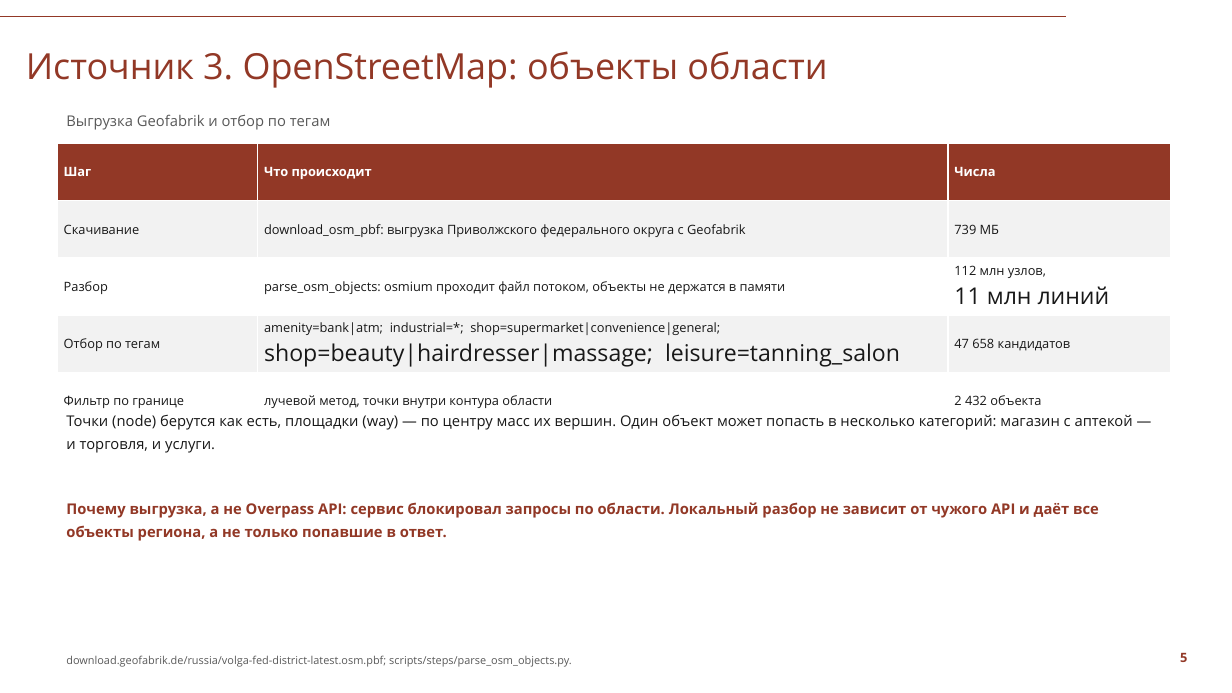
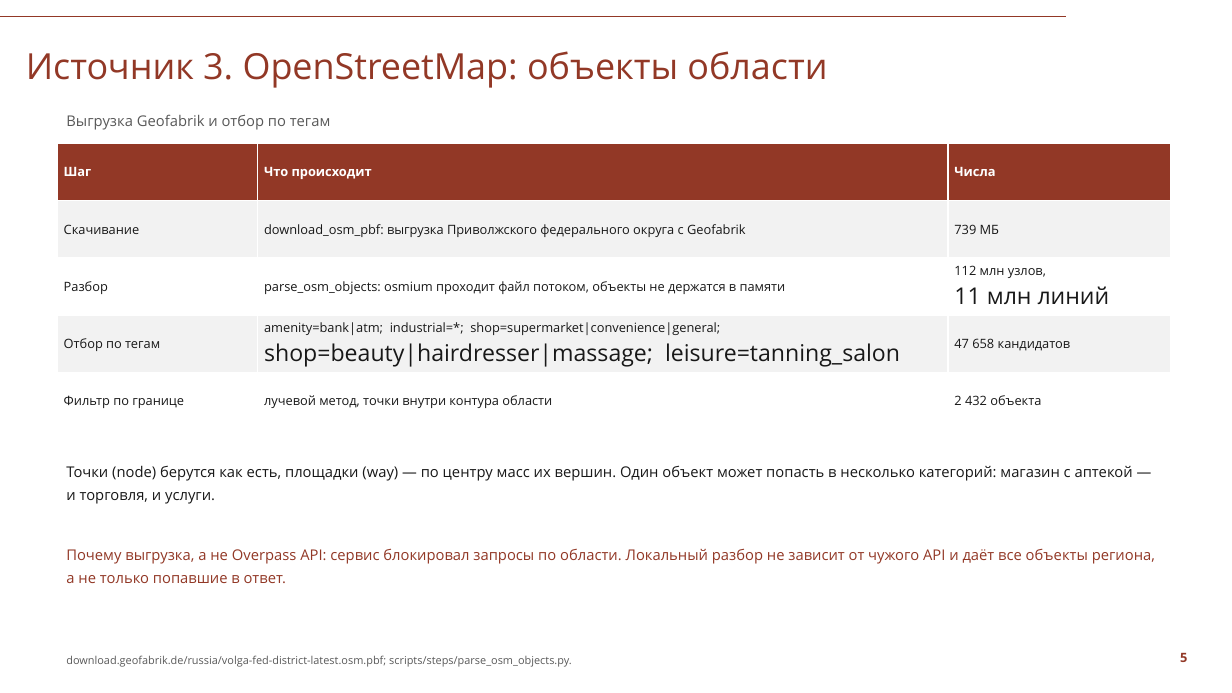
Before and after one commit to Seabas1/Analysis-of-regions, a slide deck: slide 5 of Саратовская_область_презентация_СПбГУ.pptx. Drawn at 1232x693 pixels with LibreOffice and Linux fonts; fonts in the diff are those of the drawing; background and template pictures are left out. Boxes give left, top, right and bottom in pixels: in the first picture for what was removed or moved away, otherwise in the second. Text is boxed around its words. In the diff, an @@ line names an element or a change of style, - is before the commit and + after.

```diff
--- a/Саратовская_область_презентация_СПбГУ.pptx
+++ b/Саратовская_область_презентация_СПбГУ.pptx
@@ text "Точки (node) берутся как есть, ...": place and size @@
-text "Точки (node) берутся как есть, ..." at (66, 414, 1133, 453)
+text "Точки (node) берутся как есть, ..." at (66, 465, 1133, 504)
@@ text "Почему выгрузка, а не Overpass ...": place and size @@
-text "Почему выгрузка, а не Overpass ..." at (66, 502, 1099, 541)
+text "Почему выгрузка, а не Overpass ..." at (66, 548, 1155, 583)
@@ text "Почему выгрузка, а не Overpass ..." at (66, 548, 1155, 583): bold off @@
```
Also in this commit, not shown: 8 other slides changed, 2 other files.
